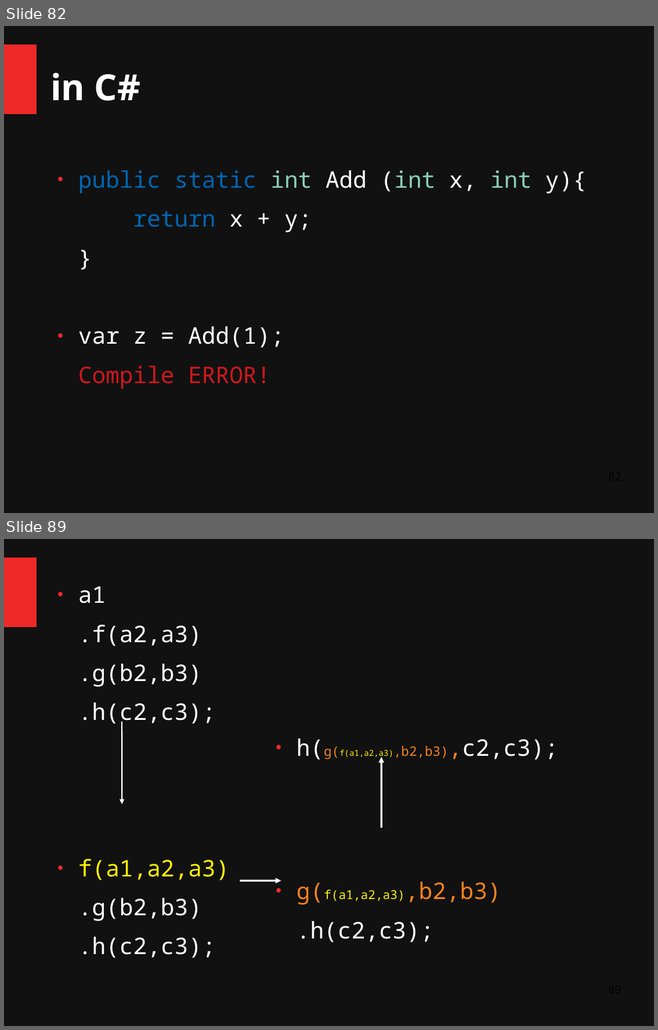
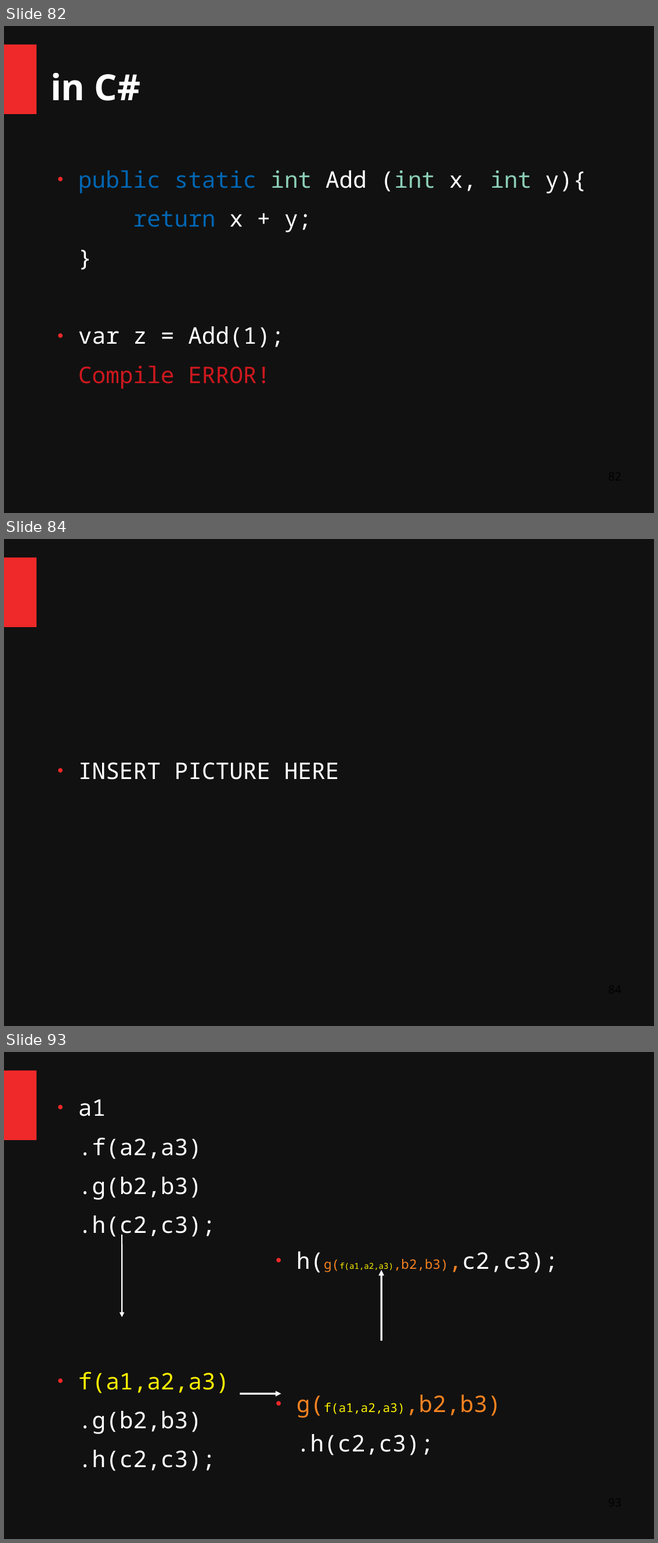
Before and after one commit to ChangHaiBin/FSharpPowerPoint, a slide deck: FSharp Talk Dark3.odp. Shown one above the other, each under a label of ours: slides 82 and 89 before the commit, slides 82, 84 and 93 after it; the slides between them are not shown. The pictures are 658x1030 and 658x1543 pixels, drawn with LibreOffice and Linux fonts; fonts in the diff are those of the drawing. Boxes give left, top, right and bottom in pixels: in the first picture for what was removed or moved away, otherwise in the second. Text is boxed around its words. In the diff, an @@ line names an element or a change of style, - is before the commit and + after.

```diff
--- a/FSharp Talk Dark3.odp
+++ b/FSharp Talk Dark3.odp
@@ slide 84 added at (4, 539, 654, 1026), background #111111; not listed: 1 template element that a slide beside it also shows @@
@@ text added at (78, 762, 339, 780), 28 pt, text #FFFFFF @@
+● INSERT PICTURE HERE
@@ what was slide 89 is now slide 93 @@
```
Also in this commit, not shown: 6 slides changed, 3 other slides added.
